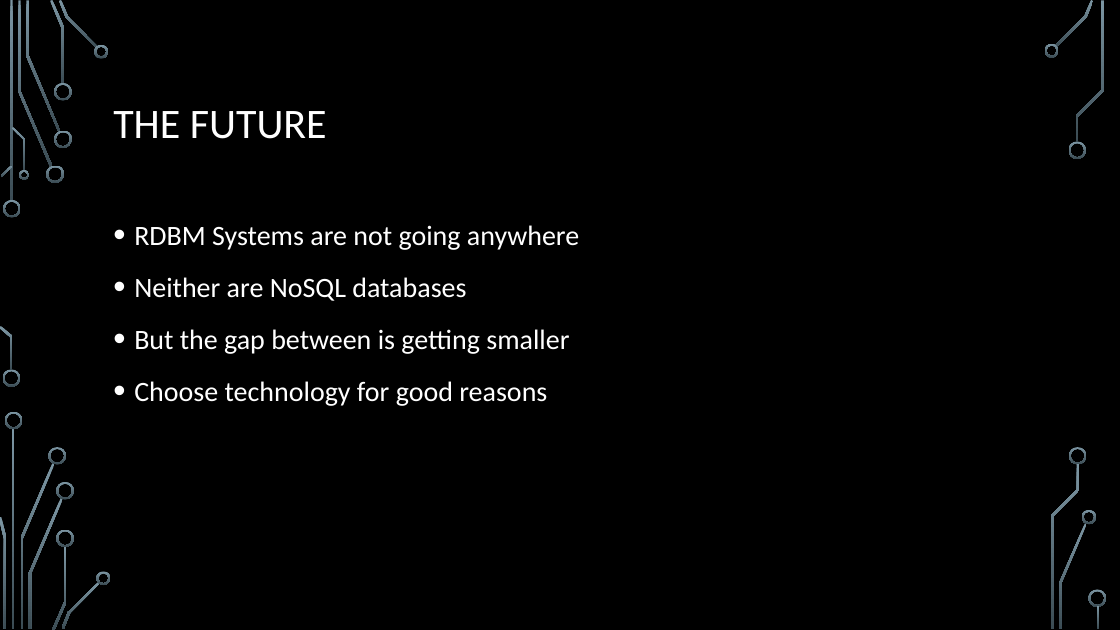
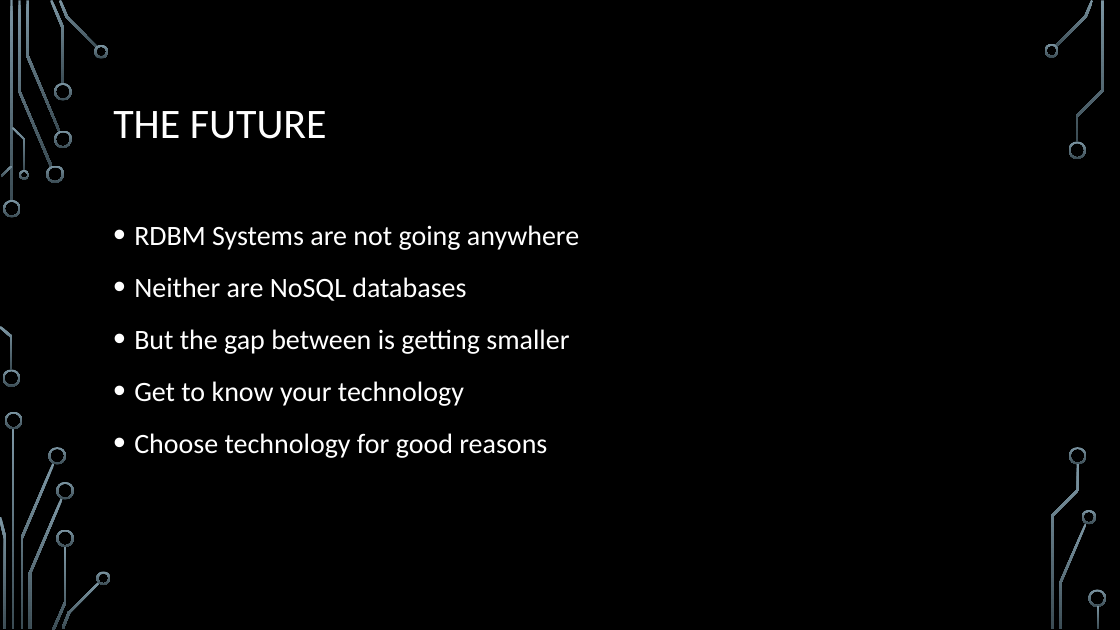
Before and after one commit to michalporeba/sharing, a slide deck: slide 15 of not-so-sql/Not So SQL Anymore v1.pptx. Drawn at 1120x630 pixels with LibreOffice and Linux fonts; fonts in the diff are those of the drawing; background and template pictures are left out. Boxes give left, top, right and bottom in pixels: in the first picture for what was removed or moved away, otherwise in the second. Text is boxed around its words. In the diff, an @@ line names an element or a change of style, - is before the commit and + after.

```diff
--- a/not-so-sql/Not So SQL Anymore v1.pptx
+++ b/not-so-sql/Not So SQL Anymore v1.pptx
@@ text at [134, 381, 464, 406]: paragraph added @@
+• Get to know your technology
```
Also in this commit, not shown: 4 other slides changed.
